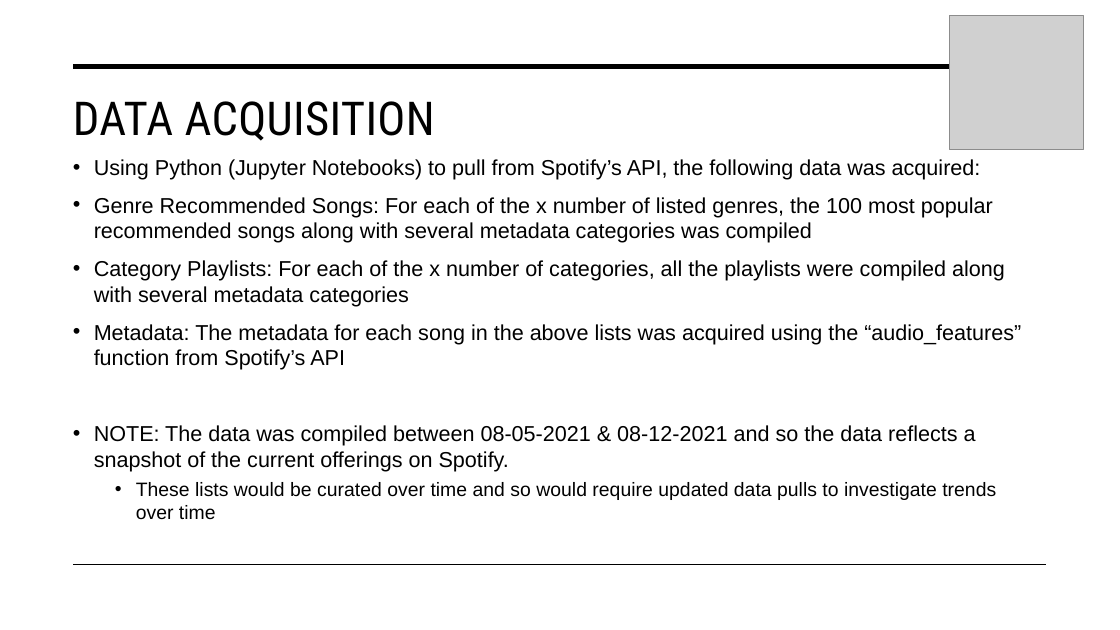
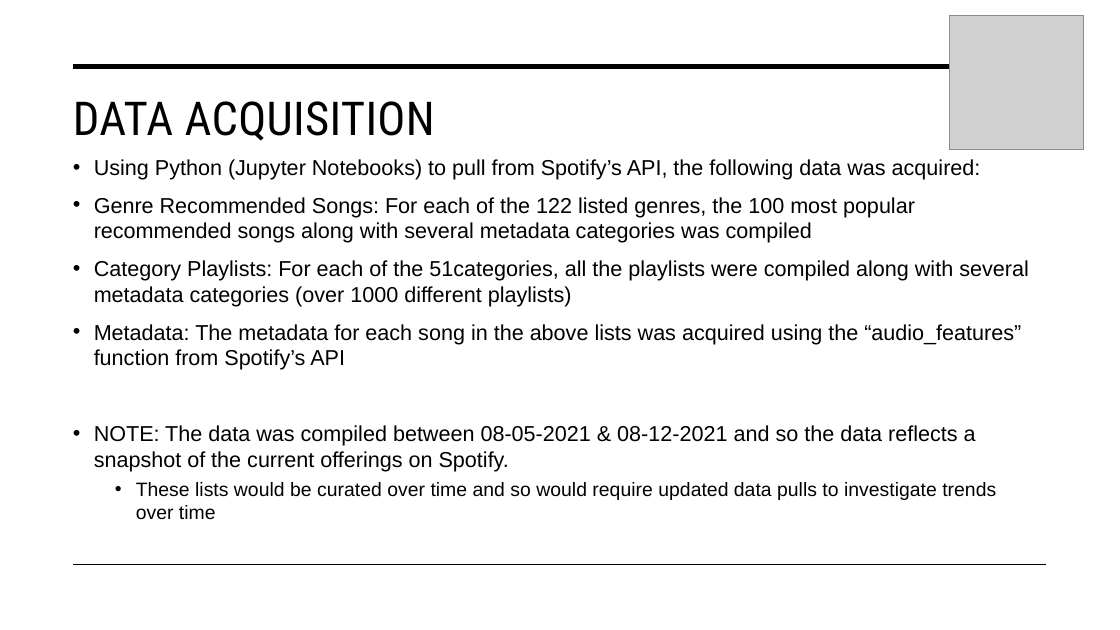
Before and after one commit to PatrickAtwater/Spotify_Playlist_Project, a slide deck: slide 5 of Presentation/Spotify Presentation.pptx. Drawn at 1120x630 pixels with LibreOffice and Linux fonts; fonts in the diff are those of the drawing; grey boxes stand for pictures. Boxes give left, top, right and bottom in pixels: in the first picture for what was removed or moved away, otherwise in the second. Text is boxed around its words. In the diff, an @@ line names an element or a change of style, - is before the commit and + after.

```diff
--- a/Presentation/Spotify Presentation.pptx
+++ b/Presentation/Spotify Presentation.pptx
@@ text at (94, 197, 1029, 307): text changed @@
-• Genre Recommended Songs: For each of the x number of listed genres, the 100 most popular recommended songs along with several metadata categories was compiled
-• Category Playlists: For each of the x number of categories, all the playlists were compiled along with several metadata categories
+• Genre Recommended Songs: For each of the 122 listed genres, the 100 most popular recommended songs along with several metadata categories was compiled
+• Category Playlists: For each of the 51categories, all the playlists were compiled along with several metadata categories (over 1000 different playlists)
```
Also in this commit, not shown: 1 other slide changed, 15 other files.
